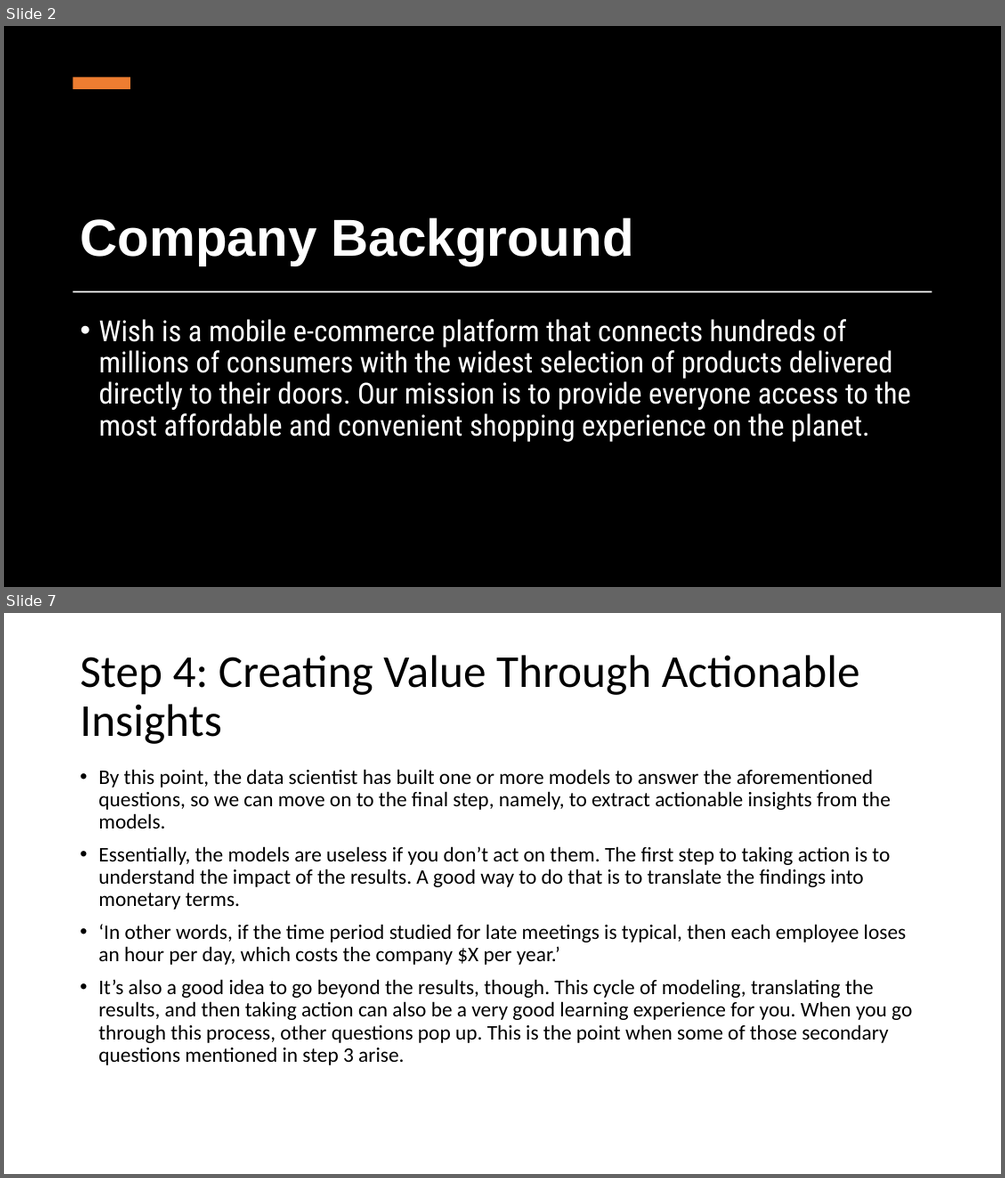
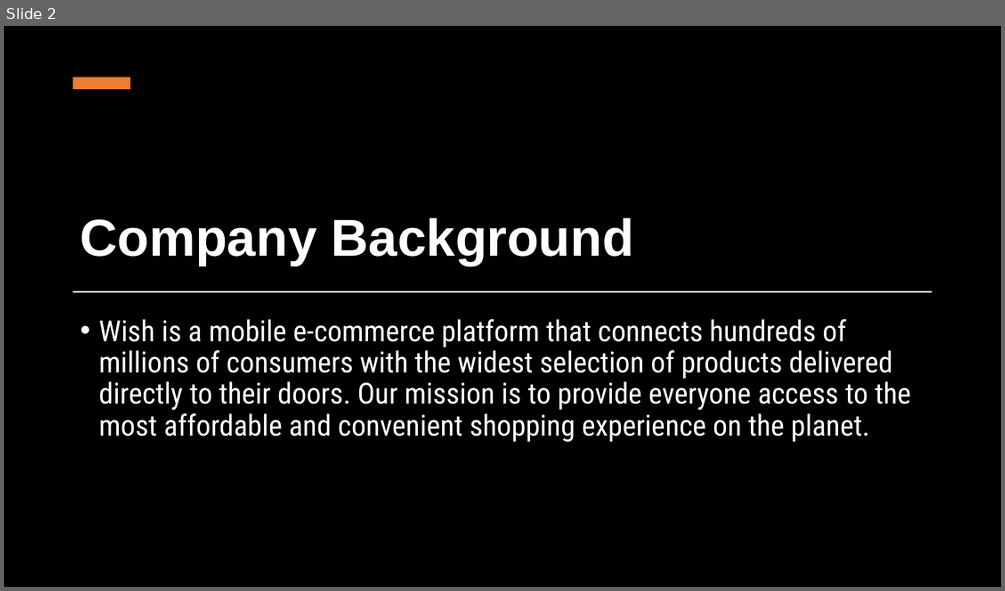
Before and after one commit to criosch1/Capstone_Final_Wish, a slide deck: Wish_final_presentation.pptx. Shown one above the other, each under a label of ours: slides 2 and 7 before the commit, slide 2 after it; the slides between them are not shown. The pictures are 1005x1178 and 1005x591 pixels, drawn with LibreOffice and Linux fonts; fonts in the diff are those of the drawing; background and template pictures are left out. Boxes give left, top, right and bottom in pixels: in the first picture for what was removed or moved away, otherwise in the second. Text is boxed around its words. In the diff, an @@ line names an element or a change of style, - is before the commit and + after.

```diff
--- a/Wish_final_presentation.pptx
+++ b/Wish_final_presentation.pptx
@@ slide 7 removed at bbox=[4, 613, 1001, 1174], background #FFFFFF @@
@@ title removed at bbox=[80, 655, 860, 744] @@
-Step 4: Creating Value Through Actionable Insights
@@ text removed at bbox=[98, 769, 912, 1065] @@
-• By this point, the data scientist has built one or more models to answer the aforementioned questions, so we can move on to the final step, namely, to extract actionable insights from the models.
-• Essentially, the models are useless if you don’t act on them. The first step to taking action is to understand the impact of the results. A good way to do that is to translate the findings into monetary terms.
-• ‘In other words, if the time period studied for late meetings is typical, then each employee loses an hour per day, which costs the company $X per year.’
-• It’s also a good idea to go beyond the results, though. This cycle of modeling, translating the results, and then taking action can also be a very good learning experience for you. When you go through this process, other questions pop up. This is the point when some of those secondary questions mentioned in step 3 arise.
```
Also in this commit, not shown: 2 slides changed, 4 slides added, 3 other slides removed.
